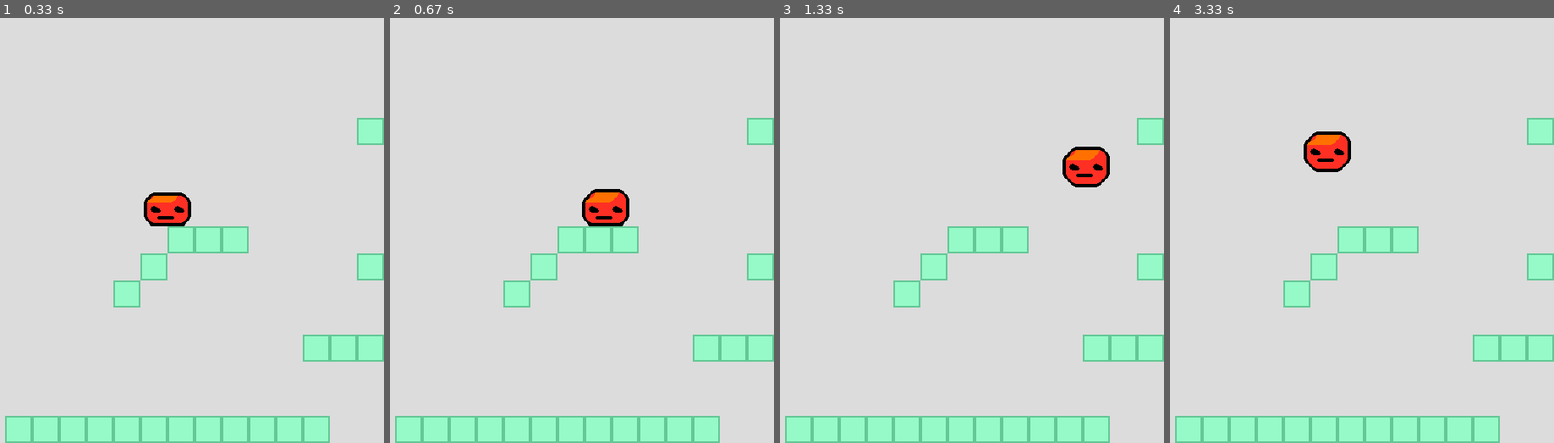
Above: before the commit, frames 1-4 (left to right).
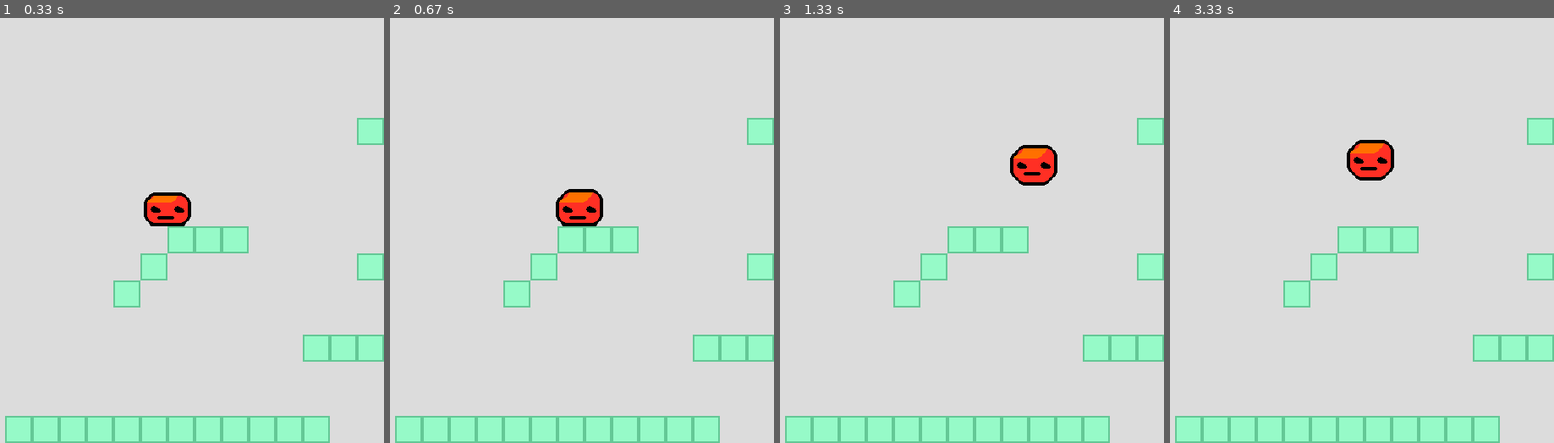
Above: after the commit, the same moments.

Repository: alberto-battistel/Experiment_with_Pygame
Game: pygame game, started from player.py
Same seed, same stepped clock (60 frames per second), same inputs: the game is played once before the commit and once after it.
Inputs:
- Up to frame 1 (0.33 s): no input
- Up to frame 2 (0.67 s): hold Right from 0.33 s (still down)
- Up to frame 3 (1.33 s): release Right at 0.8 s; hold Up 0.83-1.13 s; hold Right from 1.17 s (still down)
- Up to frame 4 (3.33 s): release Right at 1.63 s; hold Left 1.67-2.2 s; hold Down 2.23-2.53 s; hold Left 2.57-2.97 s; hold Up from 3 s (still down)

Frame 1 is identical in both runs. In frame 2, 1.4% of the frame differs, in the area x 43-63%, y 40-50%; in frame 3, 2.0%, in the area x 59-86%, y 29-40%; in frame 4, 2.0%.

Commit message:
Decent mobility.

Diff:
--- a/player.py
+++ b/player.py
@@ -67,8 +67,8 @@
 
 class Physics:
     friction : float = -5
-    gravity : float = 200
-    movement : vec = vec(800, 800)
+    gravity : float = 800
+    movement : vec = vec(1200, 3200)
     max_velocity : vec = vec(200, 200)
 
     vel : vec = vec(0, 0)
@@ -111,6 +111,7 @@
                             "top": None,
                             "bottom": None, }
         delta_position = self.calculate_movement(direction,  delta)
+
         # x direction
         new_position = vec(self.sprite.position.x + delta_position.x,  self.sprite.position.y)
         self.sprite.position = new_position
@@ -118,10 +119,8 @@
         if collided:
             for coll in collided:
                 if delta_position.x > 0:
-    #                print("right collision")
                     collision["right"] = coll.rect.left
                 elif delta_position.x < 0:
-    #                print("left collision")
                     collision["left"] = coll.rect.right
 
         for key, value in collision.items():
@@ -135,10 +134,8 @@
         if collided:
             for coll in collided:
                 if delta_position.y > 0:
-    #                print("down collision")
                     collision["bottom"] = coll.rect.top
                 elif delta_position.y < 0:
-    #                print("up collision")
                     collision["top"] = coll.rect.bottom
 
         for key, value in collision.items():
@@ -184,15 +181,10 @@
 
     def move(self):
         self.collision = self.physics.move_collide(self.direction,  delta=1/self.settings['FPS'])
-        print(self.collision)
-#        for key, value in game.player.collision.items():
-#            if value:
-#                setattr(self.rect, key, value)
+#        print(self.collision)
 
     def update(self):
         self.move()
-        self.rect.clamp_ip(self.bounding_box)
-        self.position = vec(self.rect.center)
         self.image = self.sprites()
 
 
@@ -200,7 +192,7 @@
     def __init__(self):
         super().__init__()
         self.settings = {'screen_size': (16*32, 16*32),
-                                    'FPS': 30,
+                                    'FPS': 60,
                                     }
 
     def add_something(self):
